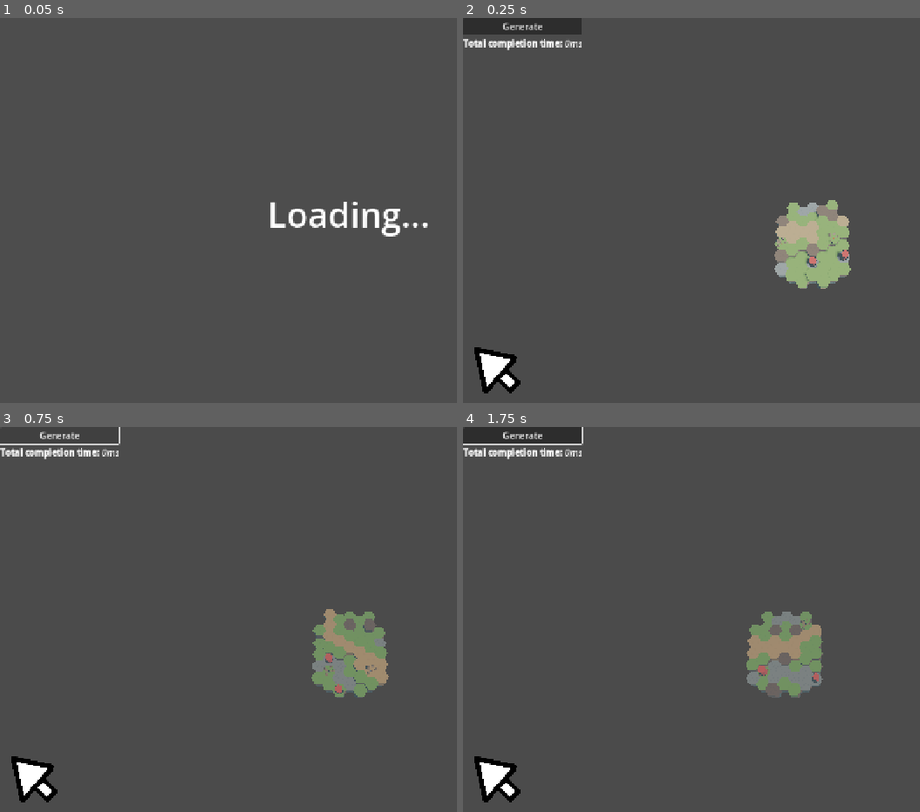
Above: before the commit, frames 1-4 (two rows, left to right).
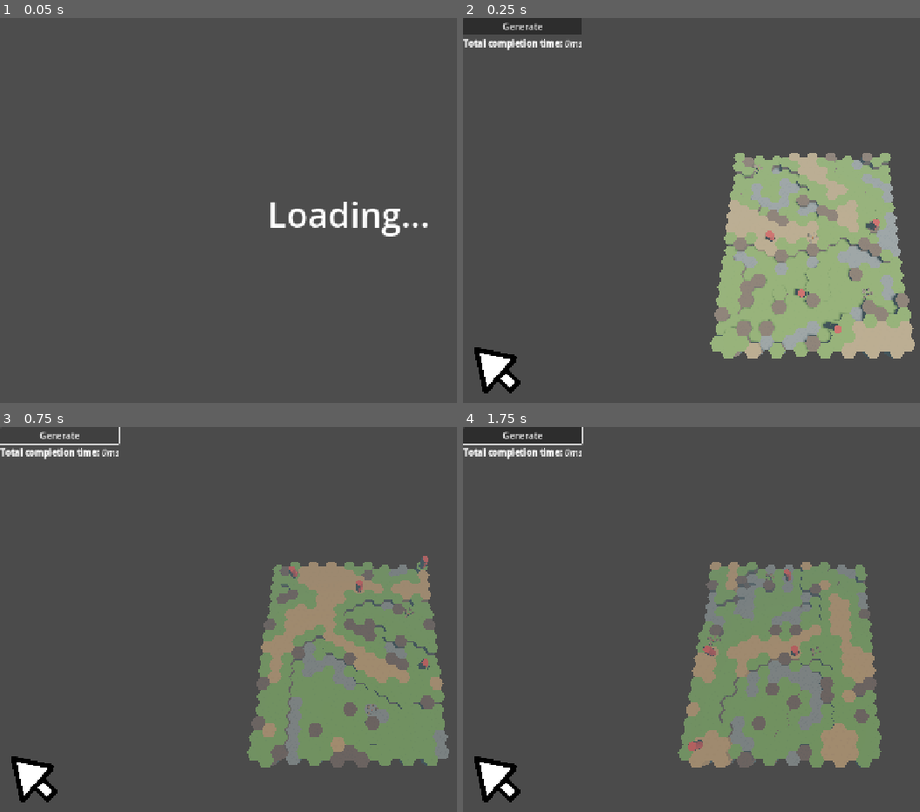
Above: after the commit, the same moments.

Repository: nornaro/VoxelsBeta
Game: Godot game, scene res://scenes/loading_scene.tscn
The game is run twice, just before and just after one commit, with the same random seed, the same clock (stepped at 60 frames per second) and the same inputs.
Inputs (mouse positions are in pixels of both pictures, inside the frame that each line leads up to):
- Up to frame 1 (0.05 s): no input
- Up to frame 2 (0.25 s): no input
- Up to frame 3 (0.75 s): click "Generate" at 0.5 s
- Up to frame 4 (1.75 s): tap Enter at 1.25 s; move the mouse to (outside the picture) at 1.27 s; hold D (MoveRight) from 1.28 s (still down); click (outside the picture) at 1.35 s; right-click (outside the picture) at 1.55 s

Frame 1 is identical in both runs. In frame 2, 17% of the frame differs, in the area x 54-99%, y 35-89%; in frame 3, 17%, in the area x 54-99%, y 33-89%; in frame 4, 17%.

Commit message:
find closest voxel

Diff:
--- a/Resources/GenerationSettings/test.tres
+++ b/Resources/GenerationSettings/test.tres
@@ -14,15 +14,14 @@
 
 [resource]
 script = ExtResource("1_eiv65")
-map_shape = 3
-radius = 4
+map_shape = 1
+radius = 8
 max_height = 4
 terrace_steps = 0
 remove_overhang = false
 noise_height_bias = 0.55
 ground_to_air_ratio = 0.7
 flat_buffer = false
-debug = true
 noise = SubResource("FastNoiseLite_fe1qq")
 material = ExtResource("1_x67sk")
 map_edge_buffer = 1
--- a/scenes/Cursors/hexagon_cursor.tscn
+++ b/scenes/Cursors/hexagon_cursor.tscn
@@ -7,3 +7,6 @@
 
 [node name="Cylinder" parent="." index="0"]
 material_override = ExtResource("2_x157u")
+
+[node name="CSGBox3D" type="CSGBox3D" parent="." index="1"]
+transform = Transform3D(0.25, 0, 0, 0, 0.25, 0, 0, 0, 0.25, 0, 2, 0)
--- a/scripts/WorldGen/Voxel/voxel_generator.gd
+++ b/scripts/WorldGen/Voxel/voxel_generator.gd
@@ -69,7 +69,7 @@
 	var chunk = Chunk.new()
 	chunk.mesh = surface.commit()
 	chunk.voxels = map
-	chunk.voxels_dict = map_dict
+	chunk.voxels_grid_dict = map_dict
 	chunk.material_override = settings.material
 	return chunk
 
--- a/scripts/WorldGen/chunk.gd
+++ b/scripts/WorldGen/chunk.gd
@@ -2,14 +2,39 @@
 class_name Chunk
 
 var voxels : Array[Voxel]
-var voxels_dict : Dictionary[Vector3i, Voxel]
+var voxels_grid_dict : Dictionary[Vector3i, Voxel]
+var voxels_pos_dict : Dictionary[Vector3, Voxel]
 
 func init_chunk():
 		var body = StaticBody3D.new()
 		var col = CollisionShape3D.new()
 		var shape = mesh.create_trimesh_shape()
 		col.shape = shape
-
 		add_child(body)
 		body.add_child(col)
 		add_to_group("voxels")
+		fill_pos_dict()
+
+
+func fill_pos_dict():
+	for v : Voxel in voxels:
+		voxels_pos_dict[v.world_position] = v
+
+
+# Slow process of looking through all voxels
+func voxel_at_point(point: Vector3) -> Voxel:
+	var closest_voxel: Voxel = null
+	var closest_dist := INF
+
+	for pos in voxels_pos_dict.keys():
+		var dist = point.distance_squared_to(pos) # squared is cheaper than distance
+		if dist < closest_dist:
+			closest_dist = dist
+			closest_voxel = voxels_pos_dict[pos]
+
+	if closest_voxel == null:
+		print("No voxel found near point: ", point, ". Scanned ", voxels_pos_dict.keys().size(), " keys")
+	else:
+		print("Closest voxel: ", closest_voxel, " at distance: ", sqrt(closest_dist))
+
+	return closest_voxel
--- a/scripts/WorldGen/world_gen.gd
+++ b/scripts/WorldGen/world_gen.gd
@@ -59,7 +59,7 @@
 		interval["Spawn Villages -- "] = Time.get_ticks_msec()
 
 	print_generation_results(starttime, interval)
-	#interaction_tracker.init()
+	interaction_tracker.init()
 	loading_container.visible = false
 
 
--- a/scripts/interaction.gd
+++ b/scripts/interaction.gd
@@ -51,26 +51,30 @@
 		var origin = main_camera.project_ray_origin(mouse_pos)
 		var dir = main_camera.project_ray_normal(mouse_pos)
 		var end = origin + dir * 1000
-		var hit_object = raycast_at_mouse(origin, end) #returns the collider
-		if not hit_object:
+		var hit_data = raycast_at_mouse(origin, end) #returns the collider
+		if not hit_data:
+			print("hit data is empty")
 			return
 
 		#Click event
 		if Input.is_action_just_pressed("Click"):
 			if interact_mode == mode.SELECT:
-				attempt_select(hit_object)
+				attempt_select(hit_data)
 			elif interact_mode == mode.BUILD:
-				attempt_build(hit_object)
+				attempt_build(hit_data.object)
 		elif Input.is_action_just_pressed("RightClick"):
-			attempt_move_unit(hit_object)
+			attempt_move_unit(hit_data.object)
 
 
-func raycast_at_mouse(origin, end) -> Node3D:
+func raycast_at_mouse(origin, end) -> hit_data:
 		var query = PhysicsRayQueryParameters3D.create(origin, end)
 		var collision = get_world_3d().direct_space_state.intersect_ray(query)
 		if collision and collision.has("collider"):
 			var hit = collision.collider
-			return hit
+			var data = hit_data.new()
+			data.object = hit
+			data.point = collision.position
+			return data
 		else:
 			deselect()
 			return null
@@ -93,15 +97,15 @@
 	p_finder.clear_highlight()
 
 
-func attempt_select(hit : Node3D):
+func attempt_select(hit): #hit is a hit_data
 	deselect()
-	if hit.is_in_group("voxels"):
-		#highlight_voxel(hit)
+	if hit.object.is_in_group("voxels") or hit.object.get_parent().is_in_group("voxels"):
+		highlight_voxel(hit)
 		return
-	if hit.is_in_group("units"):
-		select_unit(hit)
-	elif hit.get_parent().is_in_group("units"):
-		select_unit(hit.get_parent())
+	if hit.object.is_in_group("units"):
+		select_unit(hit.object)
+	elif hit.object.get_parent().is_in_group("units"):
+		select_unit(hit.object.get_parent())
 
 
 func attempt_move_unit(hit_collider):
@@ -126,14 +130,18 @@
 		p_finder.highlight_voxel(unit_moves)
 
 
-#func highlight_voxel(voxel_col : VoxelCollider):
-	#selected_unit = null
-	#selected_voxel = voxel_col
-	#hide_cursor(unit_cursor)
-	#move_cursor(voxel_cursor, voxel_col.global_position)
-	#voxel_cursor.visible = true
-	#animate_cursor(voxel_cursor)
-	#print(voxel.voxel.type) # voxel of the collider
+# We have clicked somewhere on a chunk of voxels
+func highlight_voxel(hit): #hit is hit_data
+	selected_unit = null
+	hide_cursor(unit_cursor)
+	var hit_chunk : Chunk = hit.object.get_parent()
+	var hit_voxel : Voxel = hit_chunk.voxel_at_point(hit.point)
+	if hit_voxel == null:
+		print("Hit voxel is null!")
+		return
+	move_cursor(voxel_cursor, hit_voxel.world_position, 1)
+	voxel_cursor.visible = true
+	animate_cursor(voxel_cursor)
 
 
 func highlight_unit(unit):
@@ -162,3 +170,7 @@
 	if cursor:
 		move_cursor(cursor, Vector3.ZERO, -10)
 		cursor.visible = false
+
+class hit_data:
+	var object: Node3D
+	var point: Vector3
